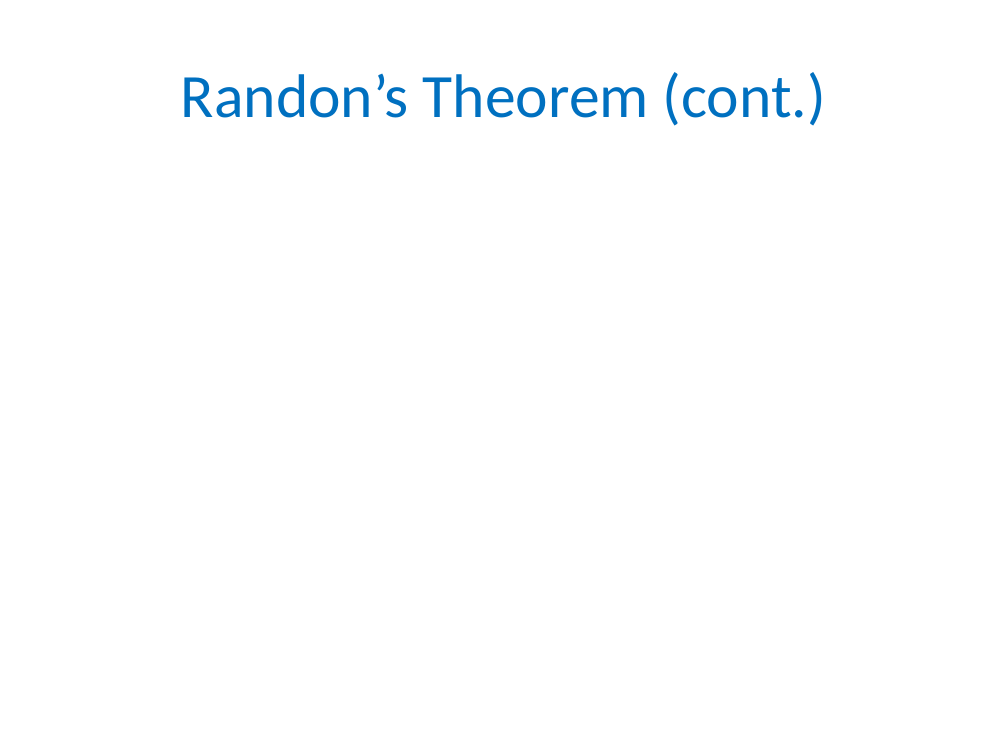
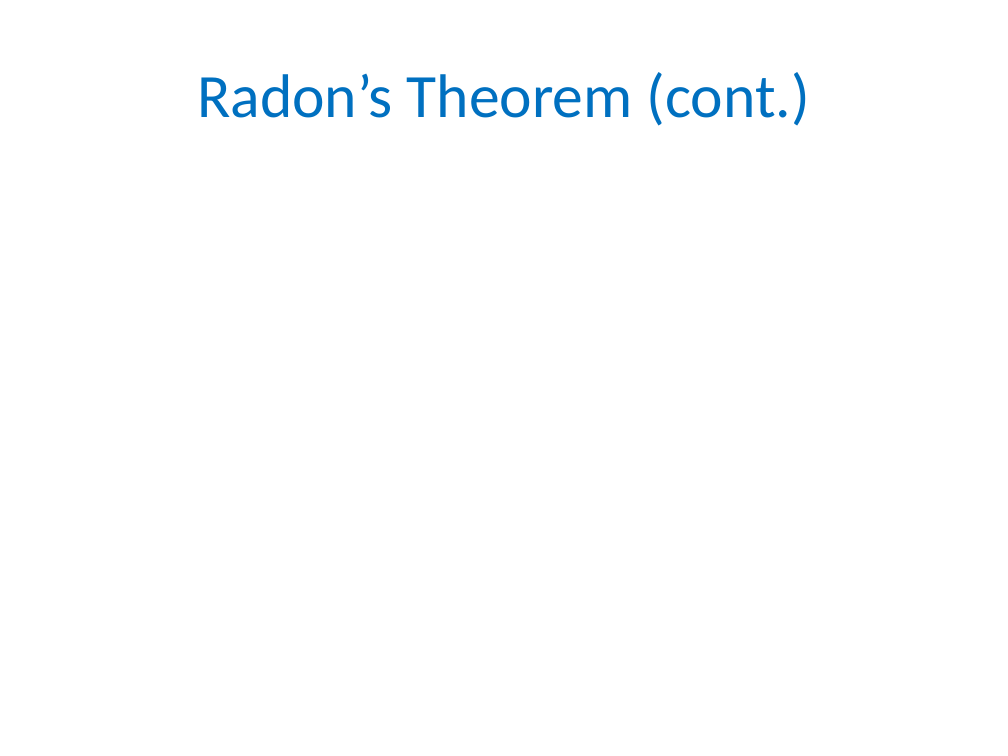
Before and after one commit to gyaroslavtsev/gyaroslavtsev.github.io, a slide deck: slide 12 of b609/lec07.pptx. Drawn at 1008x756 pixels with LibreOffice and Linux fonts; fonts in the diff are those of the drawing; grey boxes stand for pictures. Boxes give left, top, right and bottom in pixels: in the first picture for what was removed or moved away, otherwise in the second. Text is boxed around its words. In the diff, an @@ line names an element or a change of style, - is before the commit and + after.

```diff
--- a/b609/lec07.pptx
+++ b/b609/lec07.pptx
@@ title at bbox=[197, 72, 810, 126]: text changed @@
-Randon’s Theorem (cont.)
+Radon’s Theorem (cont.)
```
Also in this commit, not shown: 6 other files.
